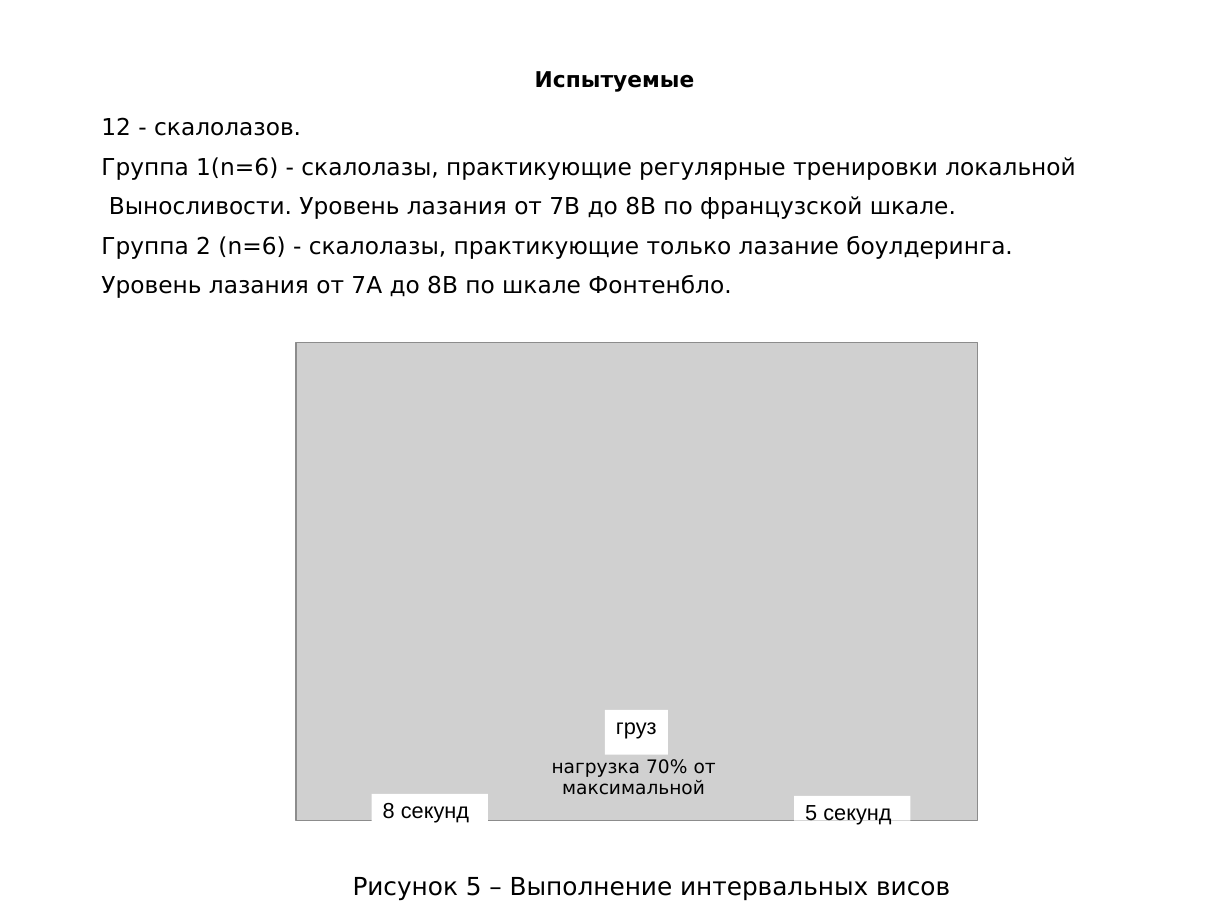
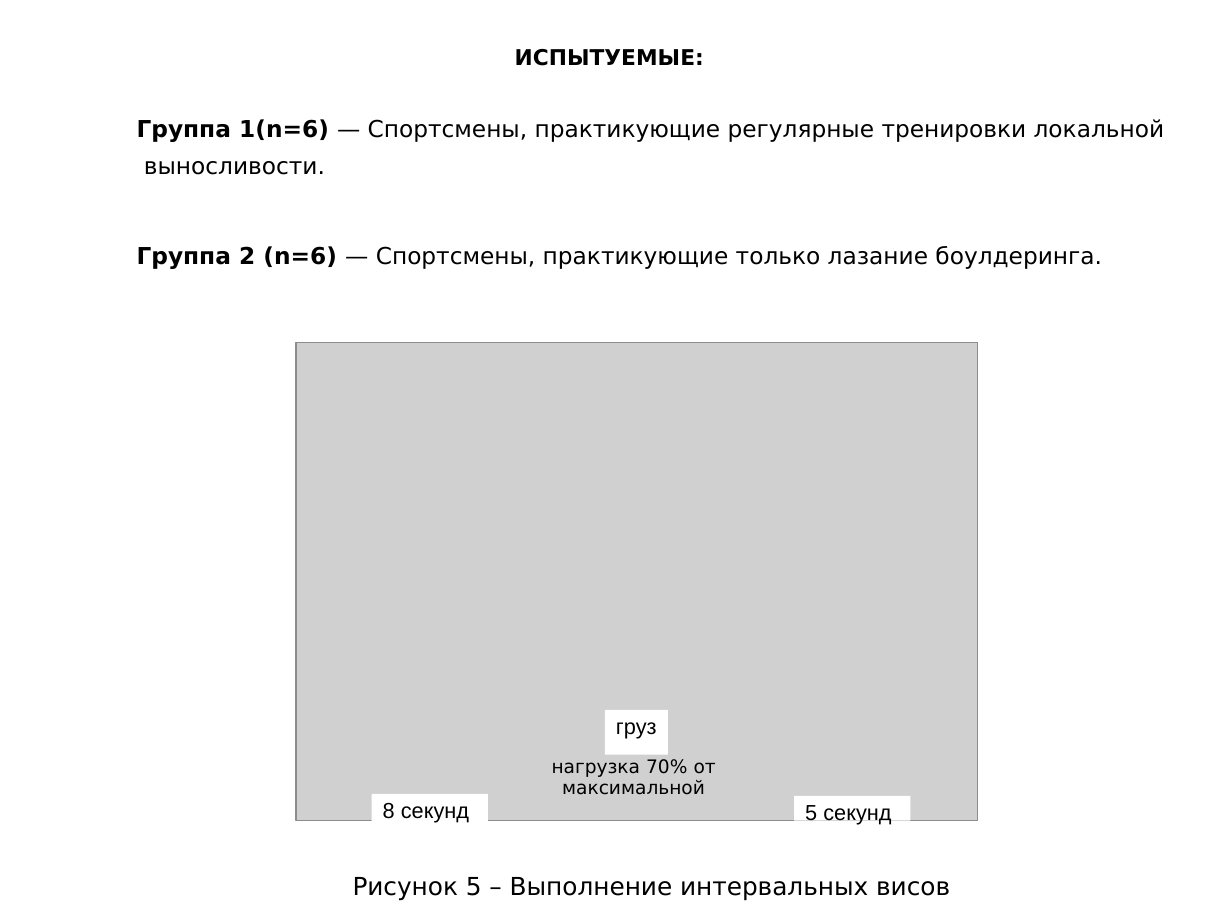
Before and after one commit to VlasenkoPavel/pv-repo, a slide deck: slide 17 of Prezent Vlasenko.ppt (slide 15 before the commit). Drawn at 1232x924 pixels with LibreOffice and Linux fonts; fonts in the diff are those of the drawing; grey boxes stand for pictures. Boxes give left, top, right and bottom in pixels: in the first picture for what was removed or moved away, otherwise in the second. Text is boxed around its words. In the diff, an @@ line names an element or a change of style, - is before the commit and + after.

```diff
--- a/Prezent Vlasenko.ppt
+++ b/Prezent Vlasenko.ppt
@@ text at <box>515,49,704,66</box>: text changed @@
-Испытуемые
+ИСПЫТУЕМЫЕ:
@@ text at <box>137,119,1164,269</box>: text changed @@
-12 - скалолазов.
-Группа 1(n=6) - скалолазы, практикующие регулярные тренировки локальной
-Выносливости. Уровень лазания от 7В до 8В по французской шкале.
-Группа 2 (n=6) - скалолазы, практикующие только лазание боулдеринга.
-Уровень лазания от 7А до 8В по шкале Фонтенбло.
+Группа 1(n=6) — Спортсмены, практикующие регулярные тренировки локальной
+выносливости.
+Группа 2 (n=6) — Спортсмены, практикующие только лазание боулдеринга.
```
Also in this commit, not shown: 18 other slides changed, 6 slides added, 5 slides removed, 10 other files.
